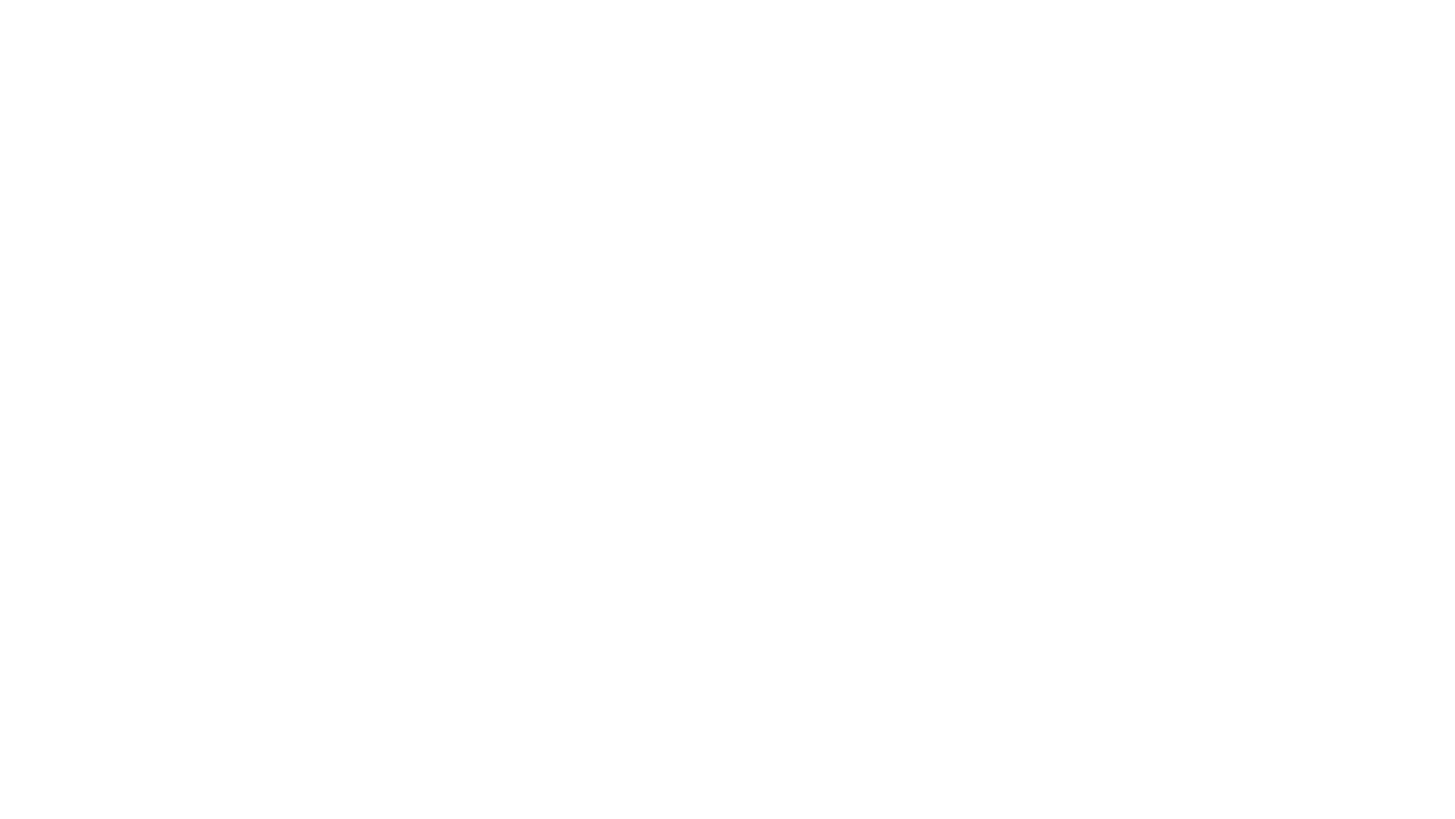
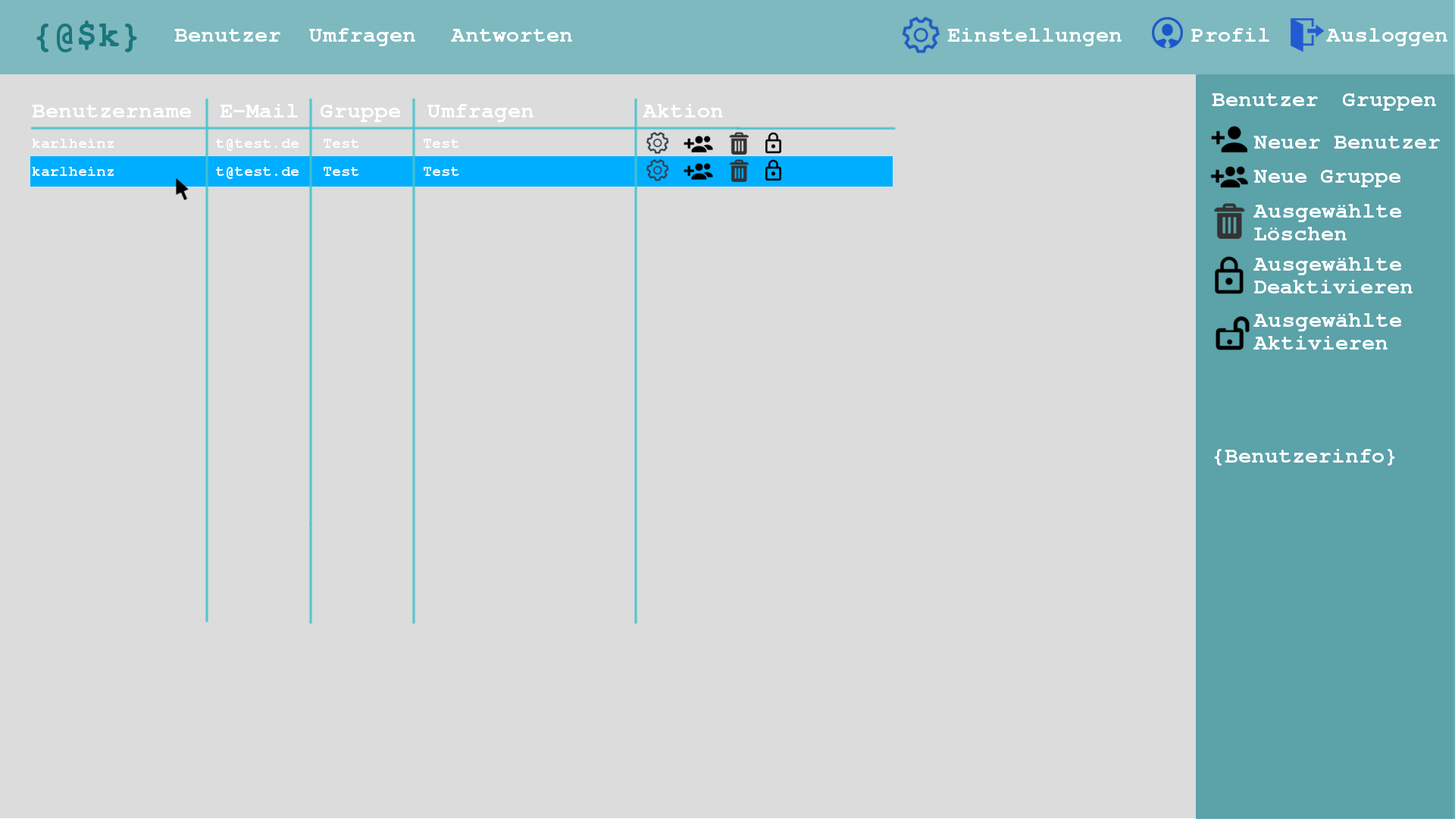
The second w=1455, h=819 image is a revision of the first. Changes to its layers:
added group "Topbar" with 11 layers above "Sidebar-Profile" over 0, 0, 1455, 75
added layer "Ausloggen" in group "Topbar" over 1326, 28, 1448, 47
added layer "{@$k}" in group "Topbar" over 36, 20, 138, 53
added layer "Einstellungen" in group "Topbar" over 947, 28, 1122, 47
added layer "Antworten" in group "Topbar" over 451, 28, 573, 42
added layer "Umfragen" in group "Topbar" over 309, 28, 416, 47
added layer "Top-Back" (55%) in group "Topbar" over 0, 0, 1455, 75
added group "View-User" with 33 layers above "Sidebar" over 29, 93, 1441, 625
added group "Aktion #2" with 4 layers in group "View-User" over 646, 159, 783, 182
added group "Aktion #1" with 4 layers in group "View-User" over 646, 131, 783, 155
added layer "karlheinz t@test.de ... #1" in group "View-User" over 31, 138, 460, 151
added layer "karlheinz t@test.de ..." in group "View-User" over 31, 166, 460, 179
added layer "Umfragen #1" in group "View-User" over 427, 103, 534, 123
added layer "Benutzername" in group "View-User" over 31, 104, 192, 118
added layer "Tabelle" in group "View-User" over 29, 97, 897, 625
added layer "Ebene" in group "View-User" over 30, 156, 893, 187
added layer "{Benutzerinfo}" in group "View-User" over 1214, 448, 1396, 466
added layer "Ausgewählte ... #2" in group "View-User" over 1253, 313, 1402, 350
added layer "Ausgewählte ... #1" in group "View-User" over 1253, 256, 1413, 294
added layer "Ausgewählte ..." in group "View-User" over 1253, 203, 1402, 241
added layer "Neue Gruppe" in group "View-User" over 1253, 169, 1401, 188
added layer "Neuer Benutzer" in group "View-User" over 1253, 135, 1441, 149
added layer "Sidebar" (71%) above "Hintergrund" over 1196, 74, 1455, 819
painted on "Hintergrund" over 0, 0, 1455, 819
…and 24 more changes (24 added)
